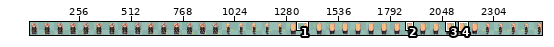
Sprite sheet, stored at Assets/Textures/Units/Human_Player.png. The first picture is a wide view before the edit; the outline marks the close-up.
Close-up. Before the edit:
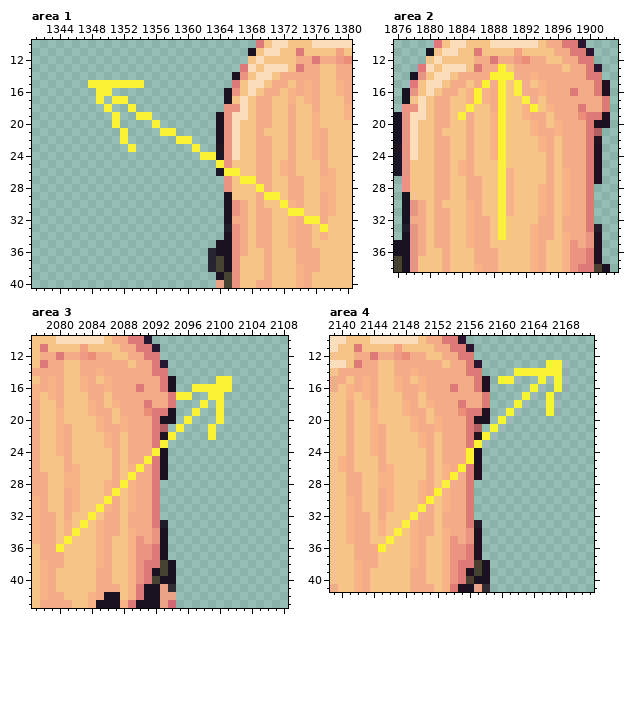
The file is 2560x64 pixels. Pixels under 10% opacity are left out. Colours within 5 levels of each other are drawn and written as one. Shown: area 1: x 1341..1380, y 10..40; area 2: x 1876..1903, y 10..38; area 3: x 2077..2108, y 10..43; area 4: x 2139..2171, y 10..41. The wide view leaves out empty margins. The commit also changed other parts of the picture, which this record leaves out.
New version:
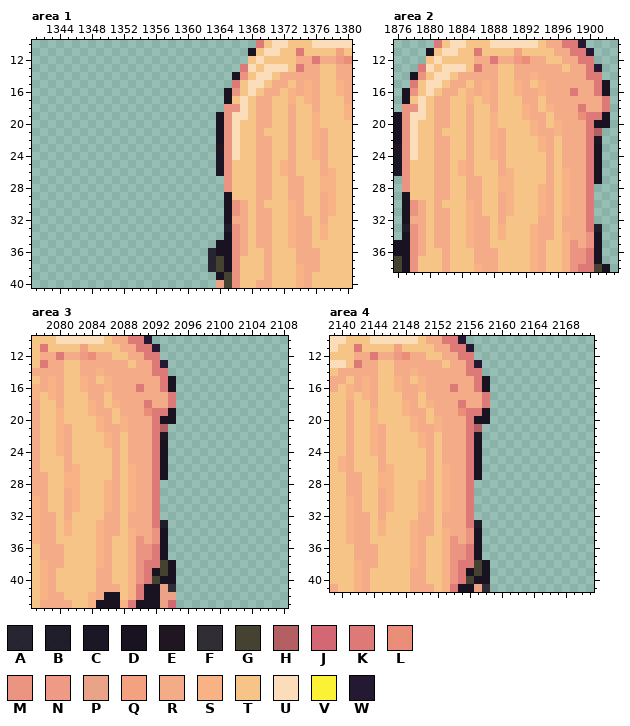
Palette (. is transparent): A #181221e3  B #181221ed  C #181221f8  D #181221  E #201622  F #302d34  G #454232  H #b45f62  J #d46774  K #dd7a78  L #ea8e78  M #eb9481  N #ef9a84  P #eaa386  Q #f3a281  R #f4ac88  S #f7b285  T #f7c487  U #fbddb9  V #fbf236  W #241832
From old to new:
Changed rows in their new state; - is an unchanged pixel.
Area 1:
first column x 1348:
15 .......-----------------------
16 -..---------------------------
17 -.-..-------------------------
18 --.--.------------------------
19 ---.--..----------------------
20 ---.----.---------------------
21 ----.----..-------------------
22 ----.------..-----------------
23 -----.-------.----------------
24 --------------..--------------
25 ----------------C-------------
26 -----------------MT-----------
27 -------------------TT---------
28 ---------------------R--------
29 ----------------------RT------
30 ------------------------T-----
31 -------------------------SR---
32 ---------------------------RT-
33 -----------------------------S
Area 2:
first column x 1884:
13 -----T----
14 ----RTT---
15 ---S-T-S--
16 --R--T-S--
17 --T--T--R-
18 -R---T---R
19 T----T----
20 -----T----
21 -----R----
22 -----R----
23 -----R----
24 -----R----
25 -----R----
26 -----R----
27 -----S----
28 -----S----
29 -----R----
30 -----R----
31 -----R----
32 -----R----
33 -----S----
34 -----S----
Area 3:
first column x 2080:
15 --------------------..
16 -----------------.....
17 ---------------..--..-
18 ------------------.-.-
19 -----------------.--.-
20 ----------------.---.-
21 ---------------.---.--
22 --------------.----.--
23 -------------D--------
24 ------------K---------
25 -----------R----------
26 ----------R-----------
27 ---------S------------
28 --------T-------------
29 -------R--------------
30 ------S---------------
31 -----T----------------
32 ----T-----------------
33 ---T------------------
34 --T-------------------
35 -T--------------------
36 R---------------------
Area 4:
first column x 2145:
13 ---------------------..
14 -----------------......
15 ---------------..---.-.
16 -------------------.--.
17 ------------------.--.-
18 -----------------.---.-
19 ----------------.----.-
20 ---------------.-------
21 --------------.--------
22 -------------.---------
23 ------------D----------
24 -----------K-----------
25 -----------K-----------
26 ----------R------------
27 ---------R-------------
28 --------S--------------
29 -------T---------------
30 ------R----------------
31 -----S-----------------
32 ----T------------------
33 ---T-------------------
34 --T--------------------
35 -T---------------------
36 T----------------------
